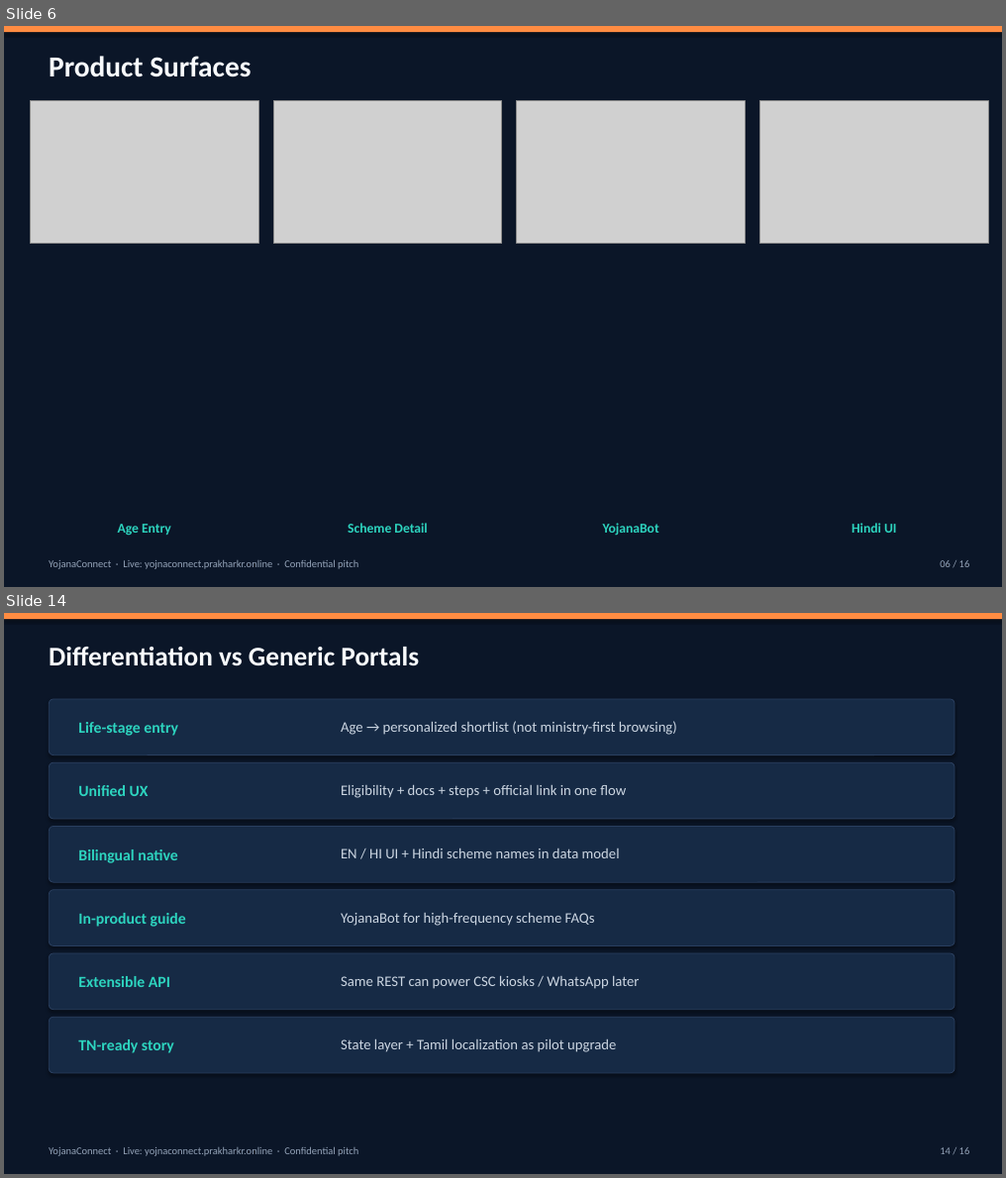
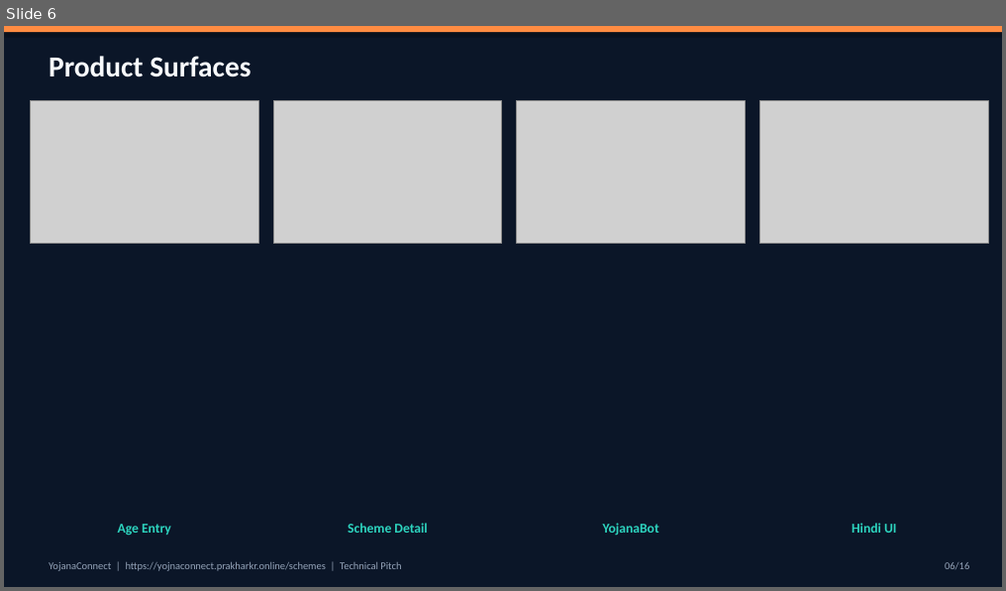
Before and after one commit to pawani-2502/YOJNA-CONNECT, a slide deck: pitch/YojnaConnect-TechPitch.pptx. Shown one above the other, each under a label of ours: slides 6 and 14 before the commit, slide 6 after it; the slides between them are not shown. The pictures are 1006x1178 and 1006x591 pixels, drawn with LibreOffice and Linux fonts; fonts in the diff are those of the drawing; grey boxes stand for pictures. Boxes give left, top, right and bottom in pixels: in the first picture for what was removed or moved away, otherwise in the second. Text is boxed around its words. In the diff, an @@ line names an element or a change of style, - is before the commit and + after.

```diff
--- a/pitch/YojnaConnect-TechPitch.pptx
+++ b/pitch/YojnaConnect-TechPitch.pptx
@@ slide 14 removed at (4, 613, 1002, 1174), background #FFFFFF @@
@@ rectangle removed at (4, 613, 1002, 1174) @@
@@ rectangle removed at (4, 613, 1002, 619) @@
@@ text removed at (49, 647, 419, 666) @@
-Differentiation vs Generic Portals
@@ rounded rectangle removed at (49, 699, 954, 756) @@
@@ text removed at (78, 722, 178, 736) @@
-Life-stage entry
@@ text removed at (341, 721, 677, 735) @@
-Age → personalized shortlist (not ministry-first browsing)
@@ rounded rectangle removed at (49, 762, 954, 819) @@
@@ text removed at (78, 785, 149, 796) @@
-Unified UX
@@ text removed at (341, 785, 626, 798) @@
-Eligibility + docs + steps + official link in one flow
@@ rounded rectangle removed at (49, 827, 954, 882) @@
@@ text removed at (78, 850, 177, 863) @@
-Bilingual native
@@ text removed at (341, 849, 620, 859) @@
-EN / HI UI + Hindi scheme names in data model
@@ rounded rectangle removed at (49, 890, 954, 947) @@
@@ text removed at (78, 913, 186, 927) @@
-In-product guide
@@ text removed at (341, 913, 595, 926) @@
-YojanaBot for high-frequency scheme FAQs
@@ rounded rectangle removed at (49, 954, 954, 1010) @@
@@ text removed at (78, 976, 170, 987) @@
-Extensible API
@@ text removed at (341, 976, 640, 989) @@
-Same REST can power CSC kiosks / WhatsApp later
@@ rounded rectangle removed at (49, 1017, 954, 1073) @@
@@ text removed at (78, 1040, 174, 1054) @@
-TN-ready story
@@ text removed at (341, 1040, 616, 1053) @@
-State layer + Tamil localization as pilot upgrade
@@ text removed at (49, 1148, 358, 1157) @@
-YojanaConnect · Live: yojnaconnect.prakharkr.online · Confidential pitch
@@ text removed at (940, 1148, 970, 1155) @@
-14 / 16
@@ slide 6 changed as well @@
@@ text at (49, 563, 401, 571): text changed @@
-YojanaConnect · Live: yojnaconnect.prakharkr.online · Confidential pitch
+YojanaConnect | https://yojnaconnect.prakharkr.online/schemes | Technical Pitch
@@ text at (944, 563, 969, 570): spaces changed @@
-06 / 16
+06/16
```
Also in this commit, not shown: 14 other slides changed, 1 slide added, 1 other file.
